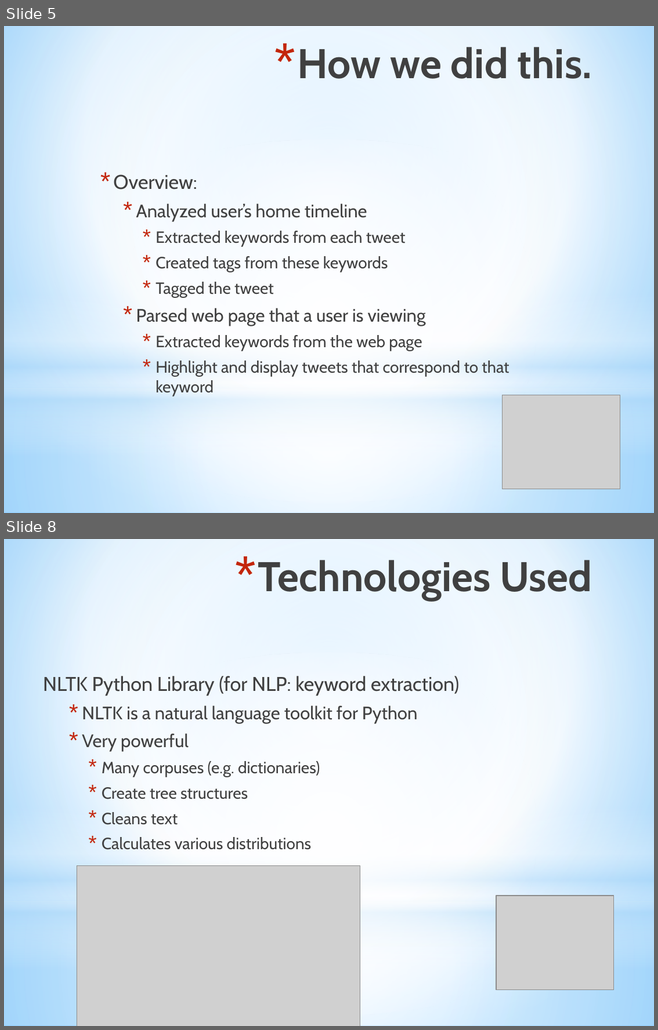
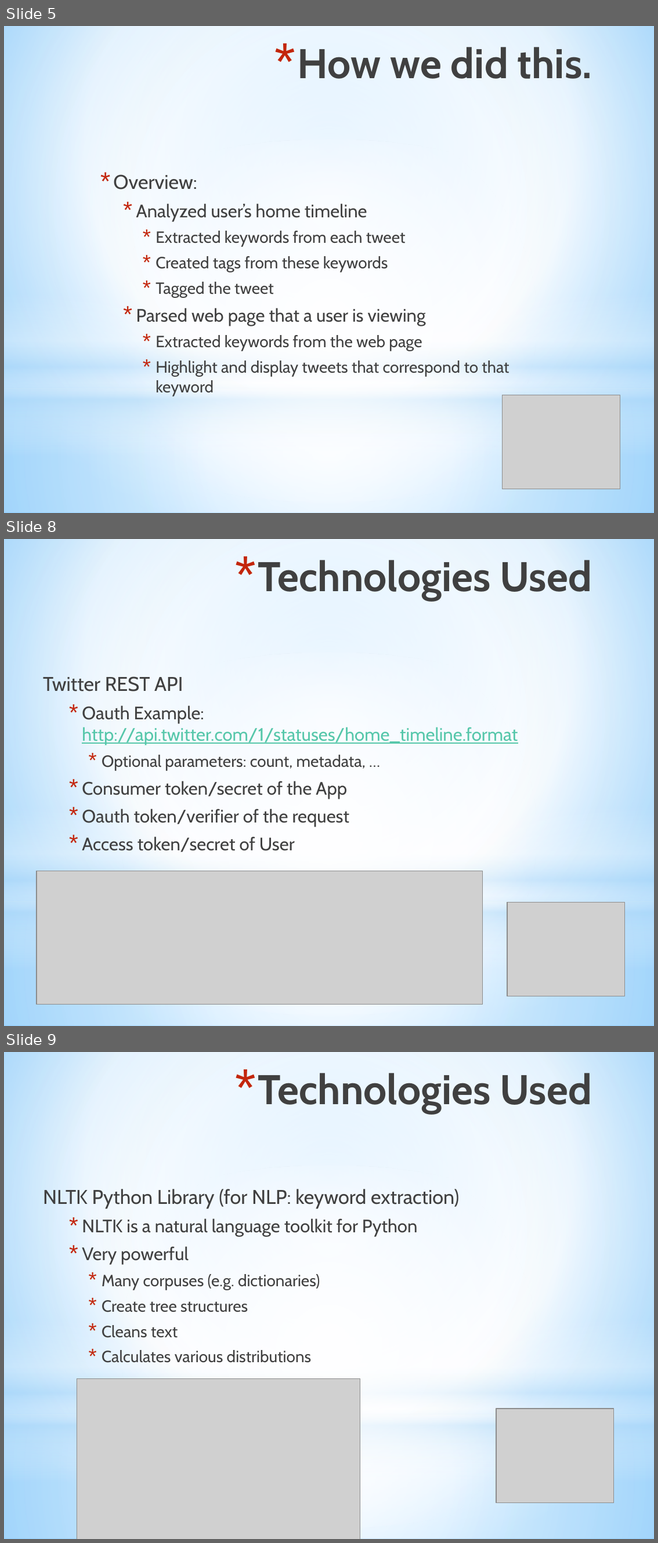
Before and after one commit to ewgarci/CloudProject, a slide deck: FinalProjPresentation.pptx. Shown one above the other, each under a label of ours: slides 5 and 8 before the commit, slides 5, 8 and 9 after it; the slides between them are not shown. The pictures are 658x1030 and 658x1543 pixels, drawn with LibreOffice and Linux fonts; fonts in the diff are those of the drawing; grey boxes stand for pictures; background and template pictures are left out. Boxes give left, top, right and bottom in pixels: in the first picture for what was removed or moved away, otherwise in the second. Text is boxed around its words. In the diff, an @@ line names an element or a change of style, - is before the commit and + after.

```diff
--- a/FinalProjPresentation.pptx
+++ b/FinalProjPresentation.pptx
@@ slide 8 added at <box>4,539,654,1026</box>, background gradient #9ED5FF to #FFFFFF to #5BB9FF; not listed: 4 template elements that a slide beside it also shows @@
@@ title added at <box>258,560,592,600</box>, 46 pt, text gradient #000000 to #404040 to #212745, bold @@
+* Technologies Used
@@ text added at <box>43,676,517,852</box>, 20 pt, text #404040 @@
+Twitter REST API
+  * Oauth Example: http://api.twitter.com/1/statuses/home_timeline.format
+    * Optional parameters: count, metadata, …
+  * Consumer token/secret of the App
+  * Oauth token/verifier of the request
+  * Access token/secret of User
@@ picture added at <box>36,871,482,1004</box> @@
@@ picture added at <box>507,902,625,996</box> @@
@@ what was slide 8 is now slide 9 @@
```
Also in this commit, not shown: 2 slides changed.
